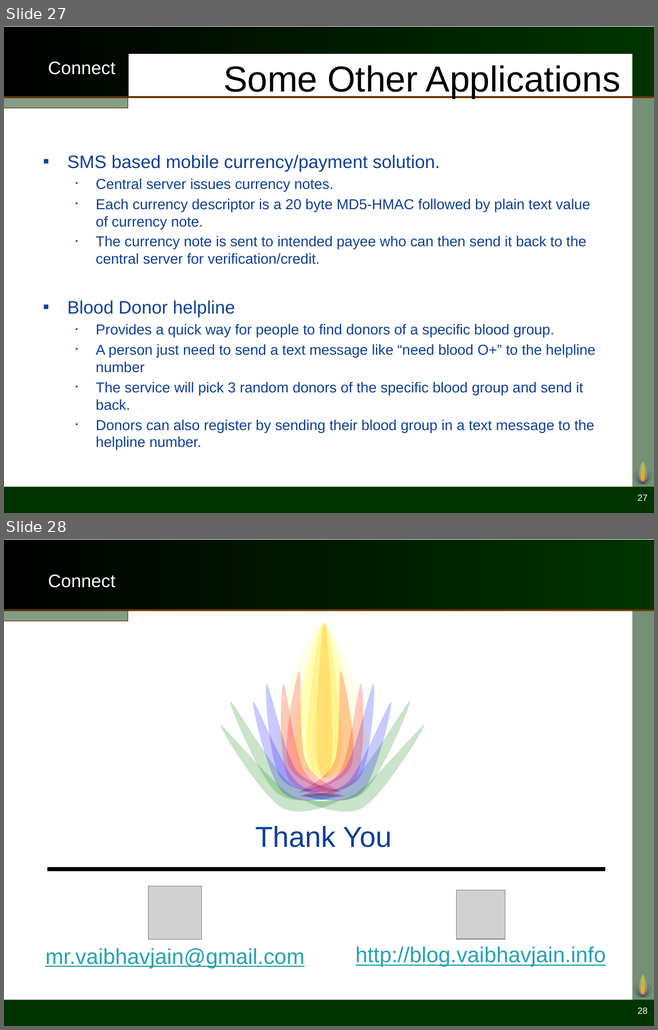
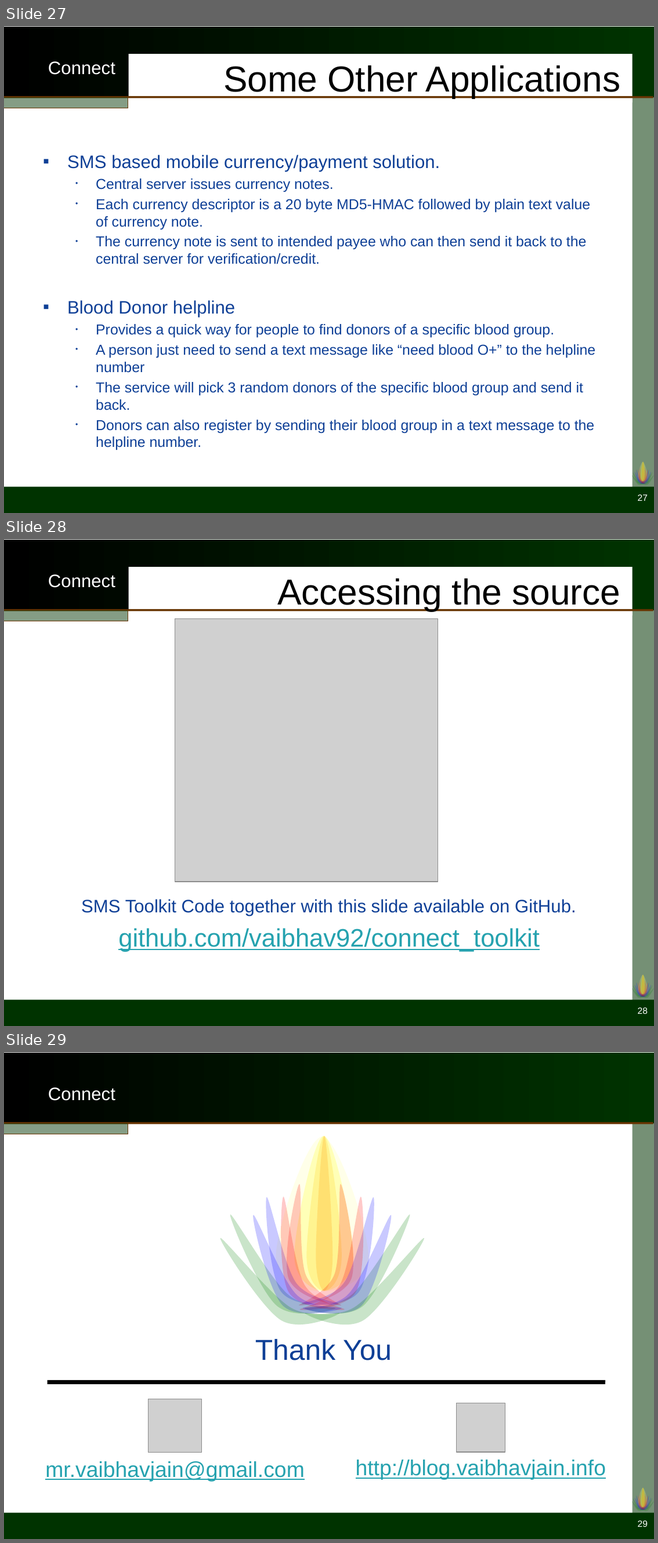
Before and after one commit to vaibhav92/connect_toolkit, a slide deck: Presentations/Presentation.pptm. Shown one above the other, each under a label of ours: slides 27 and 28 before the commit, slides 27, 28 and 29 after it. The pictures are 658x1030 and 658x1543 pixels, drawn with LibreOffice and Linux fonts; fonts in the diff are those of the drawing; grey boxes stand for pictures; background and template pictures are left out. Boxes give left, top, right and bottom in pixels: in the first picture for what was removed or moved away, otherwise in the second. Text is boxed around its words. In the diff, an @@ line names an element or a change of style, - is before the commit and + after.

```diff
--- a/Presentations/Presentation.pptm
+++ b/Presentations/Presentation.pptm
@@ slide 28 added at (4, 539, 654, 1026), background #FFFFFF; not listed: 24 template elements that a slide beside it also shows @@
@@ title added at (277, 578, 621, 611), 40 pt, text #000000 @@
+Accessing the source
@@ picture added at (175, 619, 438, 882) @@
@@ text added at (81, 899, 576, 952), 20 pt, text #0E3F96 @@
+SMS Toolkit Code together with this slide available on GitHub.
+github.com/vaibhav92/connect_toolkit
@@ what was slide 28 is now slide 29 @@
@@ page number at (637, 1521, 647, 1527): text changed @@
-28
+29
```
Also in this commit, not shown: 11 slides changed, 1 other file.
